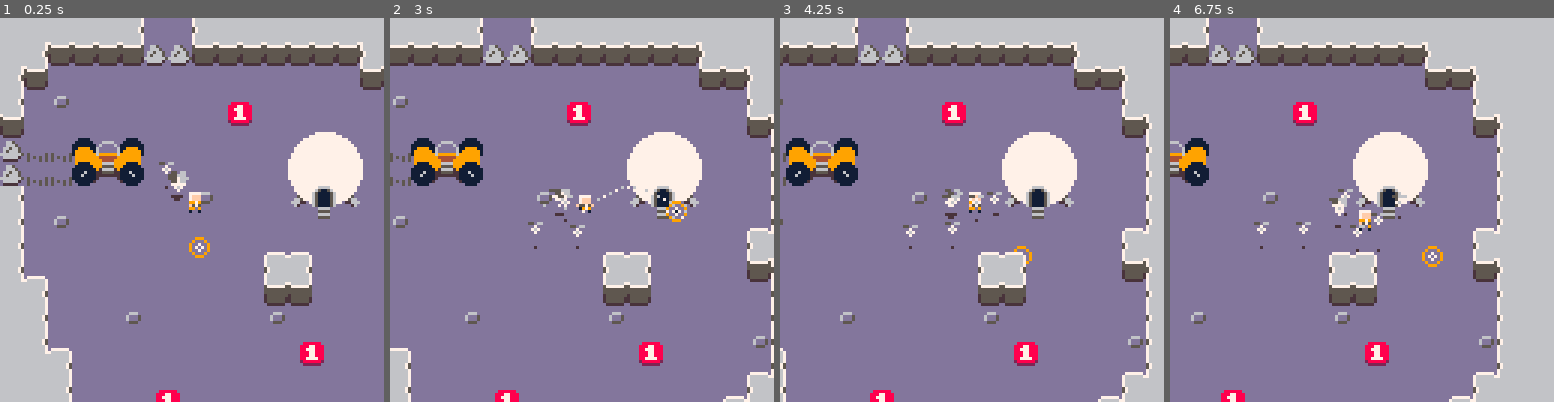
Above: before the commit, frames 1-4 (left to right).
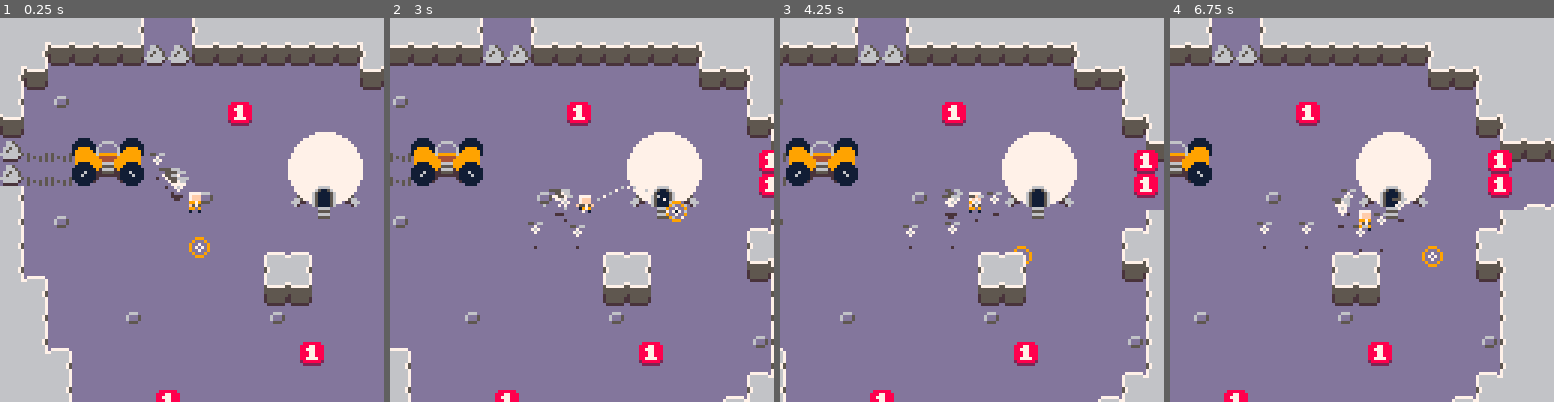
Above: after the commit, the same moments.

Repository: kevinthompson/moonbreak-p8
Game: PICO-8 cartridge moonbreak.p8
Same seed, same stepped clock (60 frames per second), same inputs: the game is played once before the commit and once after it.
Inputs:
- Up to frame 1 (0.25 s): no input
- Up to frame 2 (3 s): tap X (X key) at 0.33, 1.07, 1.85, 2.97 s; tap O (Z key) at 0.7, 1.7, 2.1, 2.5, 2.9 s; hold Right 1.6-2.1 s; hold Up 2.15-2.42 s; hold Right from 2.47 s (still down)
- Up to frame 3 (4.25 s): release Right at 3.03 s; hold Left 3.08-3.58 s; tap O (Z key) at 3.3, 3.7, 4.1 s; hold Down 3.63-3.97 s; hold Right from 4.02 s (still down); tap X (X key) at 4.08 s
- Up to frame 4 (6.75 s): tap O (Z key) every 0.4 s from 4.5 to 6.5 s; release Right at 4.68 s; hold Up 4.73-5.03 s; hold Left 5.08-5.68 s; tap X (X key) at 5.2, 6.32 s; hold Down 5.73-6.03 s; hold Right 6.08-6.58 s; hold Right from 6.63 s (still down)

The runs differ from the first frame. In frame 1, 0.2% of the frame differs, in the area x 39-49%, y 35-47%; in frame 2, 0.4%; in frame 3, 1.1%; in frame 4, 8.6%, in the area x 2-100%, y 0-100%.

Commit message:
temp: map testing

Diff:
--- a/moonbreak.p8
+++ b/moonbreak.p8
@@ -81,98 +81,184 @@
 
 
 
+…(80 lines of a section not shown)…
 __gff__
 0000000000000000808080000000000000000000000000000101010000000000000000000000000000000000000000000000000000000000000000000000000000018101000000000000000000000000818180000000000000000000000000000000000000000000000000000000000000000000000000000000000000000000
 0000000000000000000000000000000000000000000000000000000000000000000000000000000000000000000000000000000000000000000000000000000000000000000000000000000000000000000000000000000000000000000000000000000000000000000000000000000000000000000000000000000000000000
 __map__
-4242424242510000504242424242424242424242424242424242000000000000000000000000000000000000000000000000000000000000000000000000000000000000000000000000000000000000000000000000000000000000000000000000000000000000000000000000000000000000000000000000000000000000
-4251414141414343414141414141415042424242424242424242000000000000000000000000000000000000000000000000000000000000000000000000000000000000000000000000000000000000000000000000000000000000000000000000000000000000000000000000000000000000000000000000000000000000
-5141000000000000000000000000004141504242424242424242000000000000000000000000000000000000000000000000000000000000000000000000000000000000000000000000000000000000000000000000000000000000000000000000000000000000000000000000000000000000000000000000000000000000
-5100400000000000000000000000000000504242424242424242000000000000000000000000000000000000000000000000000000000000000000000000000000000000000000000000000000000000000000000000000000000000000000000000000000000000000000000000000000000000000000000000000000000000
-4100010000000000000013000000000000415042424242424242000000000000000000000000000000000000000000000000000000000000000000000000000000000000000000000000000000000000000000000000000000000000000000000000000000000000000000000000000000000000000000000000000000000000
-43070708090a0000000000000000000000005042424242424242000000000000000000000000000000000000000000000000000000000000000000000000000000000000000000000000000000000000000000000000000000000000000000000000000000000000000000000000000000000000000000000000000000000000
-43070718191a0000000000000040000000005042424242424242000000000000000000000000000000000000000000000000000000000000000000000000000000000000000000000000000000000000000000000000000000000000000000000000000000000000000000000000000000000000000000000000000000000000
-5100000000000000400000000000000000005042424242424242000000000000000000000000000000000000000000000000000000000000000000000000000000000000000000000000000000000000000000000000000000000000000000000000000000000000000000000000000000000000000000000000000000000000
-5100400000000000000000000000000000525042424242424242000000000000000000000000000000000000000000000000000000000000000000000000000000000000000000000000000000000000000000000000000000000000000000000000000000000000000000000000000000000000000000000000000000000000
-5100000000000000000000525200000000504242424242424242000000000000000000000000000000000000000000000000000000000000000000000000000000000000000000000000000000000000000000000000000000000000000000000000000000000000000000000000000000000000000000000000000000000000
-5152000000000000000000505100000000415042424242424242000000000000000000000000000000000000000000000000000000000000000000000000000000000000000000000000000000000000000000000000000000000000000000000000000000000000000000000000000000000000000000000000000000000000
-4251000000000000000000414100000000005042424242424242000000000000000000000000000000000000000000000000000000000000000000000000000000000000000000000000000000000000000000000000000000000000000000000000000000000000000000000000000000000000000000000000000000000000
-4251000000400000000000400000000000005042424242424242000000000000000000000000000000000000000000000000000000000000000000000000000000000000000000000000000000000000000000000000000000000000000000000000000000000000000000000000000000000000000000000000000000000000
-4251520000000000000000000000000000405042424242424242000000000000000000000000000000000000000000000000000000000000000000000000000000000000000000000000000000000000000000000000000000000000000000000000000000000000000000000000000000000000000000000000000000000000
-4242510000000000000000000013000000525042424242424242000000000000000000000000000000000000000000000000000000000000000000000000000000000000000000000000000000000000000000000000000000000000000000000000000000000000000000000000000000000000000000000000000000000000
-4242510000000000000000000000000052504242424242424242000000000000000000000000000000000000000000000000000000000000000000000000000000000000000000000000000000000000000000000000000000000000000000000000000000000000000000000000000000000000000000000000000000000000
-4251410000000013000000005252525250424242424242424242000000000000000000000000000000000000000000000000000000000000000000000000000000000000000000000000000000000000000000000000000000000000000000000000000000000000000000000000000000000000000000000000000000000000
-4251525252000000000000525042424242424242424242424242000000000000000000000000000000000000000000000000000000000000000000000000000000000000000000000000000000000000000000000000000000000000000000000000000000000000000000000000000000000000000000000000000000000000
-4242424251525252525252504242424242424242424242424242000000000000000000000000000000000000000000000000000000000000000000000000000000000000000000000000000000000000000000000000000000000000000000000000000000000000000000000000000000000000000000000000000000000000
-4242424242424242424242424242424242424242424242424242000000000000000000000000000000000000000000000000000000000000000000000000000000000000000000000000000000000000000000000000000000000000000000000000000000000000000000000000000000000000000000000000000000000000
-4242424242424242424242424242424242424242424242424242000000000000000000000000000000000000000000000000000000000000000000000000000000000000000000000000000000000000000000000000000000000000000000000000000000000000000000000000000000000000000000000000000000000000
-4242424242424242424242424242424242424242424242424242000000000000000000000000000000000000000000000000000000000000000000000000000000000000000000000000000000000000000000000000000000000000000000000000000000000000000000000000000000000000000000000000000000000000
-4242424242424242424242424242424242424242424242424242000000000000000000000000000000000000000000000000000000000000000000000000000000000000000000000000000000000000000000000000000000000000000000000000000000000000000000000000000000000000000000000000000000000000
-4242424242424242424242424242424242424242424242424242000000000000000000000000000000000000000000000000000000000000000000000000000000000000000000000000000000000000000000000000000000000000000000000000000000000000000000000000000000000000000000000000000000000000
-4242424242424242424242424242424242424242424242424242000000000000000000000000000000000000000000000000000000000000000000000000000000000000000000000000000000000000000000000000000000000000000000000000000000000000000000000000000000000000000000000000000000000000
-4242424242424242424242424242424242424242424242424242000000000000000000000000000000000000000000000000000000000000000000000000000000000000000000000000000000000000000000000000000000000000000000000000000000000000000000000000000000000000000000000000000000000000
-…(65 lines of a section not shown)…
+4242424242510000504242424242424242424242424242424242424242424242424242424242424242424242424242424242424242424242424242424242424242424242424242424242424242424242424242424242424242424242424242424242424242424242424242424242424242424242424242424242424242424242
+4251414141414343414141414141415042424242424242424242424242424242424242424242424242424242424242424242424242424242424242424242424242424242424242424242424242424242424242424242424242424242424242424242424242424242424242424242424242424242424242424242424242424242
+5141000000000000000000000000004141504242424242424242424242424242424242424242424242424242424242424242424242424242424242424242424242424242424242424242424242424242424242424242424242424242424242424242424242424242424242424242424242424242424242424242424242424242
+5100400000000000000000000000000000504242424242424242424242424242424242424242424242424242424242424242424242424242424242424242424242424242424242424242424242424242424242424242424242424242424242424242424242424242424242424242424242424242424242424242424242424242
+4100010000000000000013000000000000415042424242424251414141424242424242424242424242424242424242424242424242424242424242424242424242424242424242424242424242424242424242424242424242424242424242424242424242424242424242424242424242424242424242424242424242424242
+43070708090a0000000000000000000000004141414141414141000000415042424242424242424242424242424242424242424242424242424242424242424242424242424242424242424242424242424242424242424242424242424242424242424242424242424242424242424242424242424242424242424242424242
+43070718191a0000000000000040000000001300000000000000000000005042424242424242424242424242424242424242424242424242424242424242424242424242424242424242424242424242424242424242424242424242424242424242424242424242424242424242424242424242424242424242424242424242
+5100000000000000400000000000000000001352525252525200000000005042424242424242424242424242424242424242424242424242424242424242424242424242424242424242424242424242424242424242424242424242424242424242424242424242424242424242424242424242424242424242424242424242
+5100400000000000000000000000000000525042424242425100000000005042424242424242424242424242424242424242424242424242424242424242424242424242424242424242424242424242424242424242424242424242424242424242424242424242424242424242424242424242424242424242424242424242
+5100000000000000000000525200000000504242424242514100000000004150424242424242424242424242424242424242424242424242424242424242424242424242424242424242424242424242424242424242424242424242424242424242424242424242424242424242424242424242424242424242424242424242
+5152000000000000000000505100000000415042424242510000000000005250424242424242424242424242424242424242424242424242424242424242424242424242424242424242424242424242424242424242424242424242424242424242424242424242424242424242424242424242424242424242424242424242
+4251000000000000000000414100000000005042424242515252000000525042424242424242424242424242424242424242424242424242424242424242424242424242424242424242424242424242424242424242424242424242424242424242424242424242424242424242424242424242424242424242424242424242
+4251000000400000000000400000000000005042424242424242525252504242424242424242424242424242424242424242424242424242424242424242424242424242424242424242424242424242424242424242424242424242424242424242424242424242424242424242424242424242424242424242424242424242
+4251520000000000000000000000000000405042424242424242424242424242424242424242424242424242424242424242424242424242424242424242424242424242424242424242424242424242424242424242424242424242424242424242424242424242424242424242424242424242424242424242424242424242
+4242510000000000000000000013000000525042424242424242424242424242424242424242424242424242424242424242424242424242424242424242424242424242424242424242424242424242424242424242424242424242424242424242424242424242424242424242424242424242424242424242424242424242
+4242510000000000000000000000000052504242424242424242424242424242424242424242424242424242424242424242424242424242424242424242424242424242424242424242424242424242424242424242424242424242424242424242424242424242424242424242424242424242424242424242424242424242
+4251410000000013000000005252525250424242424242424242424242424242424242424242424242424242424242424242424242424242424242424242424242424242424242424242424242424242424242424242424242424242424242424242424242424242424242424242424242424242424242424242424242424242
+4251525252000000000000525042424242424242424242424242424242424242424242424242424242424242424242424242424242424242424242424242424242424242424242424242424242424242424242424242424242424242424242424242424242424242424242424242424242424242424242424242424242424242
+4242424251525252525252504242424242424242424242424242424242424242424242424242424242424242424242424242424242424242424242424242424242424242424242424242424242424242424242424242424242424242424242424242424242424242424242424242424242424242424242424242424242424242
+4242424242424242424242424242424242424242424242424242424242424242424242424242424242424242424242424242424242424242424242424242424242424242424242424242424242424242424242424242424242424242424242424242424242424242424242424242424242424242424242424242424242424242
+4242424242424242424242424242424242424242424242424242424242424242424242424242424242424242424242424242424242424242424242424242424242424242424242424242424242424242424242424242424242424242424242424242424242424242424242424242424242424242424242424242424242424242
+4242424242424242424242424242424242424242424242424242424242424242424242424242424242424242424242424242424242424242424242424242424242424242424242424242424242424242424242424242424242424242424242424242424242424242424242424242424242424242424242424242424242424242
+4242424242424242424242424242424242424242424242424242424242424242424242424242424242424242424242424242424242424242424242424242424242424242424242424242424242424242424242424242424242424242424242424242424242424242424242424242424242424242424242424242424242424242
+4242424242424242424242424242424242424242424242424242424242424242424242424242424242424242424242424242424242424242424242424242424242424242424242424242424242424242424242424242424242424242424242424242424242424242424242424242424242424242424242424242424242424242
+4242424242424242424242424242424242424242424242424242424242424242424242424242424242424242424242424242424242424242424242424242424242424242424242424242424242424242424242424242424242424242424242424242424242424242424242424242424242424242424242424242424242424242
+4242424242424242424242424242424242424242424242424242424242424242424242424242424242424242424242424242424242424242424242424242424242424242424242424242424242424242424242424242424242424242424242424242424242424242424242424242424242424242424242424242424242424242
+4242424242424242424242424242424242424242424242424242424242424242424242424242424242424242424242424242424242424242424242424242424242424242424242424242424242424242424242424242424242424242424242424242424242424242424242424242424242424242424242424242424242424242
+4242424242424242424242424242424242424242424242424242424242424242424242424242424242424242424242424242424242424242424242424242424242424242424242424242424242424242424242424242424242424242424242424242424242424242424242424242424242424242424242424242424242424242
+4242424242424242424242424242424242424242424242424242424242424242424242424242424242424242424242424242424242424242424242424242424242424242424242424242424242424242424242424242424242424242424242424242424242424242424242424242424242424242424242424242424242424242
+4242424242424242424242424242424242424242424242424242424242424242424242424242424242424242424242424242424242424242424242424242424242424242424242424242424242424242424242424242424242424242424242424242424242424242424242424242424242424242424242424242424242424242
+4242424242424242424242424242424242424242424242424242424242424242424242424242424242424242424242424242424242424242424242424242424242424242424242424242424242424242424242424242424242424242424242424242424242424242424242424242424242424242424242424242424242424242
+4242424242424242424242424242424242424242424242424242424242424242424242424242424242424242424242424242424242424242424242424242424242424242424242424242424242424242424242424242424242424242424242424242424242424242424242424242424242424242424242424242424242424242
+…(65 lines of a section not shown)…
Not shown, changed: 80 lines of the sprite sheet (__gfx__) section of moonbreak.p8
